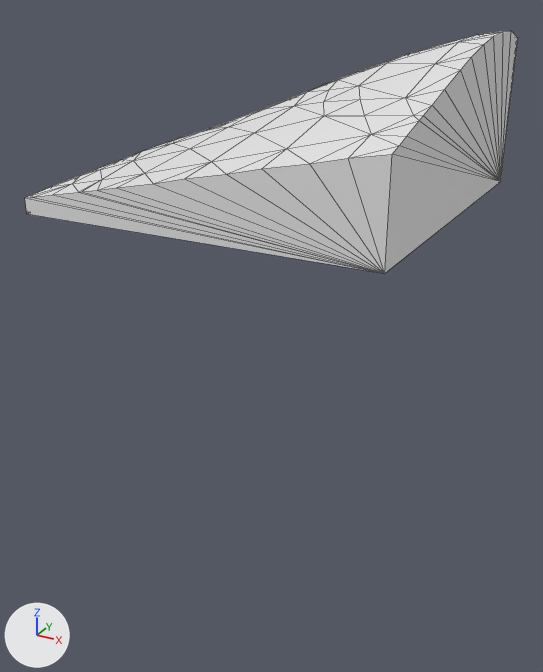
One commit to the glTF model assets/terrain/surface_pieces/surf_7_38.glb: the scene before it, then after it.
Before and after are seen from a camera (50 mm lens) standing at (-67.48, -91.99, -22.49) and looking at (-72.51, -82.84, -27.06). The lights are fixed; the arrows at lower left show +X, +Y and +Z. The first picture is the older version. Mesh edges are drawn as thin lines. Where no turn or scale is listed for an object, it has been applied to the vertices.

The first picture shows 'geometry_0'.
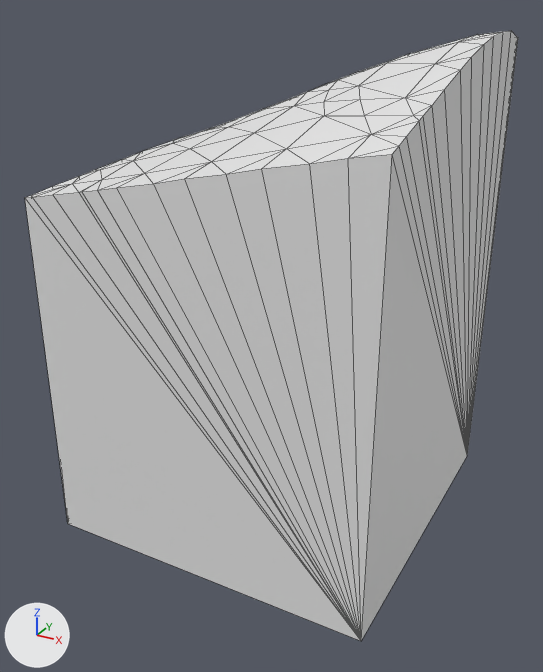
Edits to the bpy script that builds the scene:
```text
Change me_geometry_0:
    used by ob_geometry_0; location = (0.0, 0.0, 0.0)
    remove me_geometry_0.from_pydata(...)  # 94 vertices, 184 faces; spans x -75.0..-70.0, y -85.0..-80.0, z -25.0..-22.8
    add me_geometry_0.from_pydata(...)  # 94 vertices, 184 faces; spans x -75.0..-70.0, y -85.0..-80.0, z -30.0..-22.8
    me_geometry_0 part 1
    4 vertices are removed from x -75.0..-70.0, y -85.0..-80.0, z -25.0
    61 faces are deleted
    4 vertices are added at (-75.0, -80.0, -30.0), (-75.0, -85.0, -30.0), (-70.0, -80.0, -30.0), (-70.0, -85.0, -30.0)
    61 new faces join them
```

Where the change shows, as pixel boxes [x1, y1, x2, y2] in the pictures (543 x 672 px):
'geometry_0', reshaped (150% taller)
    before: [25, 31, 518, 274]
    after: [25, 31, 518, 641]
